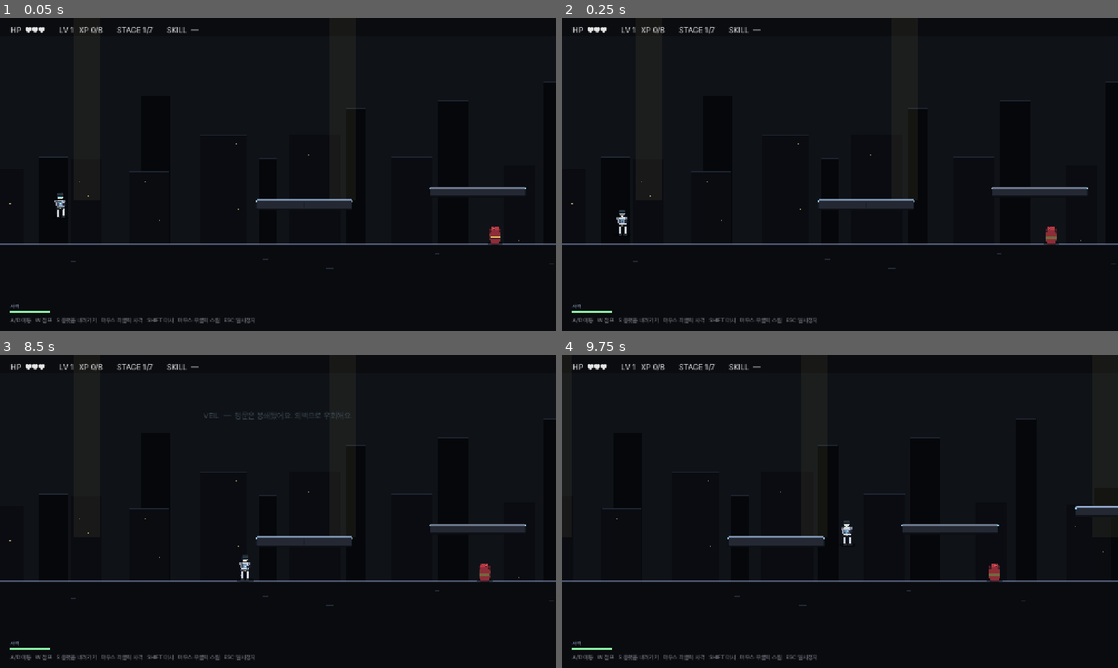
Above: before the commit, frames 1-4 (two rows, left to right).
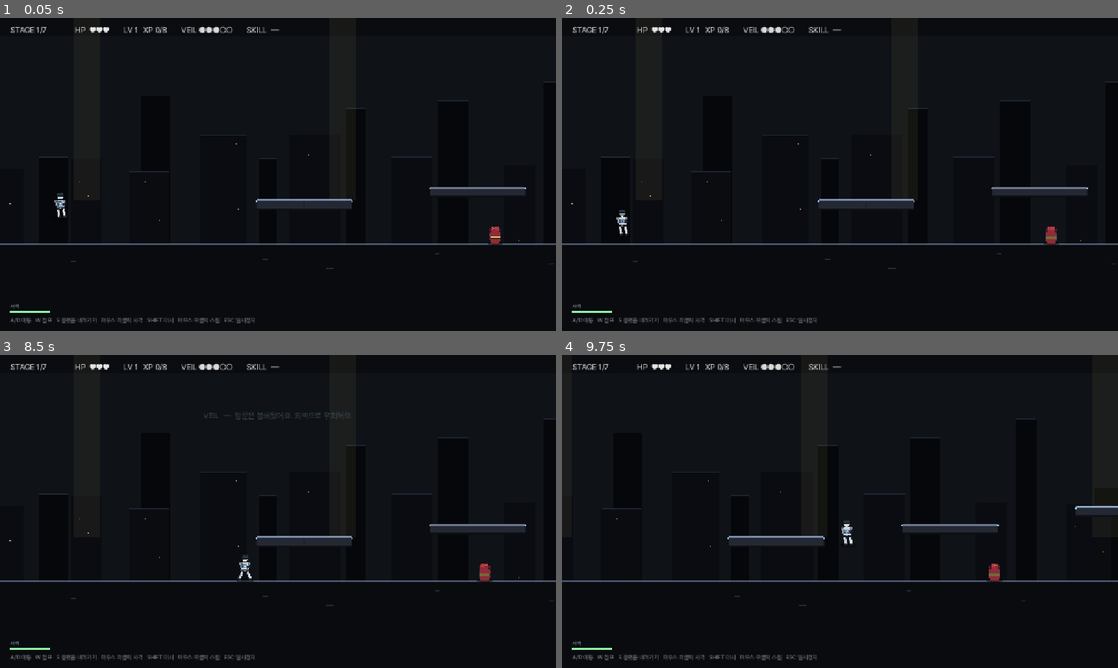
Above: after the commit, the same moments.

Repository: soomin007/EyesOnYou
Game: Godot game, scene res://scenes/stage.tscn
The game is run twice, just before and just after one commit, with the same random seed, the same clock (stepped at 60 frames per second) and the same inputs. This scene is started directly instead of the project's main scene.
Inputs (mouse positions are in pixels of both pictures, inside the frame that each line leads up to):
- Up to frame 1 (0.05 s): no input
- Up to frame 2 (0.25 s): no input
- Up to frame 3 (8.5 s): tap Enter at 0.5 s; move the mouse to (400, 495) at 0.52 s; hold J (attack) 0.53-1.28 s; hold D (move_right) 0.53-2.03 s; click (400, 495) at 0.67 s; tap W (jump) at 0.77, 1.52, 3.02, 3.77, 4.52, 6.02, 7.52, 8.27 s; move the mouse to (166, 527) at 1.27 s; tap Shift (dash) at 1.35, 4.35, 8.1 s; move the mouse to (333, 442) at 2.02 s; hold A (move_left) 2.03-2.78 s; tap Space at 2.1, 5.1 s; move the mouse to (250, 574) at 2.77 s; hold D (move_right) 2.78-4.28 s; tap K at 2.85, 5.85 s; click (250, 574) at 2.92 s; move the mouse to (444, 558) at 3.52 s; hold J (attack) 3.53-4.28 s; tap Q (skill) at 4.15 s; move the mouse to (111, 464) at 4.27 s; hold A (move_left) 4.28-5.03 s; move the mouse to (305, 511) at 5.02 s; hold D (move_right) 5.03-5.78 s; click (305, 511) at 5.17 s; move the mouse to (194, 433) at 5.77 s; hold A (move_left) 5.78-6.5 s; click "확인" at 6.5 s; move the mouse to (400, 495) at 7.27 s; hold A (move_left) 7.28-8.03 s; hold J (attack) 7.28-8.03 s; move the mouse to (166, 527) at 8.02 s; hold D (move_right) from 8.03 s (still down); click (166, 527) at 8.17 s
- Up to frame 4 (9.75 s): keep holding D (move_right); move the mouse to (895, 442) at 8.77 s; tap Space at 8.85 s; move the mouse to (812, 574) at 9.52 s; tap K at 9.6 s

The runs differ from the first frame. In frame 1, 0.6% of the frame differs, in the area x 2-51%, y 2-64%; in frame 2, 0.6%; in frame 3, 0.6%, in the area x 2-51%, y 2-72%; in frame 4, 0.6%.

Commit message:
feat(visual+system): 걷기 애니/explosive T3/HUD 맵명·신뢰도/보스 자막 위치/맵 유기성
CharacterArt — Player 다리:
- 통합 다리 polygon → LegL/LegR Node2D로 분리 (가랑이 origin)
- 무릎 부분이 바깥으로 휜 오다리 모양 → 평행 직사각형(너비 6)
- Player.gd가 LegL/LegR을 회전시켜 걷기 swing(번갈아) 애니메이션

Player.gd:
- leg_l/leg_r 참조 + _update_visual에 leg_swing(grounded·moving 시 ±0.45 sin)
- 점프 중엔 양다리 같은 방향으로 살짝 굽힘
- explosive T3 — skill_charges/skill_max_charges 도입. 사용 시 -1, 쿨다운
  종료 시 +1 누적. T3에서 max 2 charges. _refresh_skill_charges()가 티어
  변경(레벨업 직후) 즉시 반영

Stage HUD:
- map_label / trust_label 추가. 상단 HBox에 STAGE / 맵이름 / HP / XP /
  VEIL 신뢰도(●●●○○ + 톤 색) / SKILL 순으로 표시
- 사용자 피드백 "신뢰도 게이지 눈에 안 띈다" — RouteMap·LevelUp 외에도
  플레이 중 항상 보이게

Stage 보스 자폭 라벨:
- 카운트다운 y=240 → 110, 회피안내 y=296 → 158. 보스가 화면 중앙에
  있어 가운데 라벨이 보스 위에 박혀 보였음. 화면 상단 가운데로 이동

Stage._ambience_escape:
- 초록 18x18 사각형 깜빡임 제거(XP orb과 헷갈림). 대신 천장 형광등 띠
  + 옅은 빛 글로우로 차분한 출구 분위기

MapData _sewers — 우측 가시 강화:
- 폭 50 좌/우 한 쌍 → 폭 70 좌/우 + 가운데 폭 30 단일 가시 추가(아래쪽)
- 양옆 통로 통과 후 가운데 가시로 어긋난 위치 강제 — 정밀 회피 필요

RouteData — 맵 유기성:
- back_alley: 0 → 0~1 (외부 단계 길이 늘림)
- sewers: 1~2 → 2~3 (옥상 직후 지하 어색)
- subway: 1~2 → 1~3 (외부→내부 브릿지 역할)
- watchtower: 2~4 → 1~4 (외벽 옥상 직후 감시탑으로 자연스럽게)

Co-Authored-By: Claude Opus 4.7 (1M context) <noreply@anthropic.com>

Diff:
--- a/scripts/CharacterArt.gd
+++ b/scripts/CharacterArt.gd
@@ -39,31 +39,33 @@
 		Vector2(-9, -20), Vector2(-10, -32),
 	]))
 
-	# 왼 다리 — 허벅지 6 → 종아리 7. 가랑이 -20 ~ 발목 -4 (16px).
-	_filled(torso, Color(0.78, 0.80, 0.84), PackedVector2Array([
-		Vector2(-9, -20), Vector2(-3, -20),
-		Vector2(-4, -12),
-		Vector2(-3, -4),
-		Vector2(-9, -4),
-		Vector2(-10, -12),
-	]))
-	# 오른 다리 — 좌우 대칭, 살짝 밝게(앞다리 인상).
-	_filled(torso, Color(0.84, 0.86, 0.90), PackedVector2Array([
-		Vector2(3, -20), Vector2(9, -20),
-		Vector2(10, -12),
-		Vector2(9, -4),
-		Vector2(3, -4),
-		Vector2(4, -12),
-	]))
-	# 왼 신발
-	_filled(torso, Color(0.16, 0.18, 0.22), PackedVector2Array([
-		Vector2(-10, -4), Vector2(-2, -4),
-		Vector2(-2, 0), Vector2(-10, 0),
-	]))
-	# 오른 신발
-	_filled(torso, Color(0.16, 0.18, 0.22), PackedVector2Array([
-		Vector2(2, -4), Vector2(10, -4),
-		Vector2(10, 0), Vector2(2, 0),
+	# 다리 — 가랑이 origin인 LegL/LegR Node2D로 분리. 평행 직사각형
+	# (이전 무릎 부분이 바깥으로 휘어 오다리처럼 보였음). Player.gd가
+	# 이 노드를 회전시켜 걷기 애니메이션을 만든다(번갈아 swing).
+	var leg_l := Node2D.new()
+	leg_l.name = "LegL"
+	leg_l.position = Vector2(-6, -20)
+	torso.add_child(leg_l)
+	_filled(leg_l, Color(0.78, 0.80, 0.84), PackedVector2Array([
+		Vector2(-3, 0), Vector2(3, 0),
+		Vector2(3, 16), Vector2(-3, 16),
+	]))
+	_filled(leg_l, Color(0.16, 0.18, 0.22), PackedVector2Array([
+		Vector2(-4, 16), Vector2(4, 16),
+		Vector2(4, 20), Vector2(-4, 20),
+	]))
+
+	var leg_r := Node2D.new()
+	leg_r.name = "LegR"
+	leg_r.position = Vector2(6, -20)
+	torso.add_child(leg_r)
+	_filled(leg_r, Color(0.84, 0.86, 0.90), PackedVector2Array([
+		Vector2(-3, 0), Vector2(3, 0),
+		Vector2(3, 16), Vector2(-3, 16),
+	]))
+	_filled(leg_r, Color(0.16, 0.18, 0.22), PackedVector2Array([
+		Vector2(-4, 16), Vector2(4, 16),
+		Vector2(4, 20), Vector2(-4, 20),
 	]))
 
 	# 어깨 패드 — 어깨 라인(-42)에서 살짝 바깥으로
--- a/scripts/MapData.gd
+++ b/scripts/MapData.gd
@@ -176,18 +176,22 @@
 			# 우측 통과 보상 — HP
 			"hp_pickups": [Vector2(960, 1240.0)],
 		},
-		# 우측 파이프 가시 — 발판 사이 좌/우 양옆에 좁은(50) 가시 한 쌍씩.
-		# 가운데 50px 통로(가시 사이)로 도약해야 통과. 이전 단일 가시는 "있으나마나"였음.
+		# 우측 파이프 가시 — 폭 70 가시 좌/우 한 쌍 + 양 사이에 가운데 단일 가시
+		# 추가. 좌(875~945)/우(975~1045) 사이 30px 통로 + 가운데(945~975) 가시
+		# 어긋난 위치로 강제. 정밀한 회피 없이는 닿게.
 		"spikes": [
 			# 800 ↔ 960 사이
-			{"x": 910.0, "y": 880.0, "w": 50.0},
-			{"x": 1010.0, "y": 880.0, "w": 50.0},
+			{"x": 910.0, "y": 880.0, "w": 70.0},
+			{"x": 1010.0, "y": 880.0, "w": 70.0},
+			{"x": 960.0, "y": 920.0, "w": 30.0},
 			# 960 ↔ 1120 사이
-			{"x": 910.0, "y": 1040.0, "w": 50.0},
-			{"x": 1010.0, "y": 1040.0, "w": 50.0},
+			{"x": 910.0, "y": 1040.0, "w": 70.0},
+			{"x": 1010.0, "y": 1040.0, "w": 70.0},
+			{"x": 960.0, "y": 1080.0, "w": 30.0},
 			# 1120 ↔ 1280 사이
-			{"x": 910.0, "y": 1200.0, "w": 50.0},
-			{"x": 1010.0, "y": 1200.0, "w": 50.0},
+			{"x": 910.0, "y": 1200.0, "w": 70.0},
+			{"x": 1010.0, "y": 1200.0, "w": 70.0},
+			{"x": 960.0, "y": 1240.0, "w": 30.0},
 		],
 	}
 
--- a/scripts/Player.gd
+++ b/scripts/Player.gd
@@ -40,8 +40,14 @@
 var visual: Node2D
 var torso: Node2D = null      # CharacterArt가 만든 Torso 컨테이너 — idle bob에 사용
 var arm_front: Node2D = null  # 앞팔/총 — 사격 시 반동 회전, 이동 시 흔들림
+var leg_l: Node2D = null      # 왼다리 — 가랑이 origin. walk swing.
+var leg_r: Node2D = null      # 오른다리
 var anim_t: float = 0.0       # 시각 애니메이션 누적 시간(sin bob 위상)
 var muzzle_flash: ColorRect
+
+# explosive T3 — 2회 충전. 사용 시 charges -1, cd 끝나면 +1 누적.
+var skill_charges: int = 1
+var skill_max_charges: int = 1
 
 # barrier 상태
 var barrier_ready: bool = false
@@ -55,6 +61,9 @@
 	torso = visual.get_node_or_null("Torso")
 	if torso != null:
 		arm_front = torso.get_node_or_null("ArmFront")
+		leg_l = torso.get_node_or_null("LegL")
+		leg_r = torso.get_node_or_null("LegR")
+	_refresh_skill_charges()
 	muzzle_flash = ColorRect.new()
 	muzzle_flash.name = "MuzzleFlash"
 	muzzle_flash.color = Color(1.0, 0.92, 0.45, 1.0)
@@ -90,6 +99,11 @@
 		dash_cd -= delta
 	if skill_cd > 0.0:
 		skill_cd -= delta
+		# 쿨다운 종료 — charges 미만이면 +1 (T3 2회 충전).
+		if skill_cd <= 0.0 and skill_charges < skill_max_charges:
+			skill_charges += 1
+			if skill_charges < skill_max_charges:
+				skill_cd = get_skill_cd_max()  # 다음 충전 시작
 	if invuln > 0.0:
 		invuln -= delta
 	if muzzle_flash != null and muzzle_flash.visible:
@@ -255,14 +269,28 @@
 	invuln = max(invuln, iframe)
 
 func _try_skill() -> void:
-	# explosive: T1=쿨다운 3.0s, T2=반경+30% 쿨다운 2.5s, T3=2회 충전(B-2에서는 쿨다운만 적용, 충전 미구현).
+	# explosive: T1=쿨다운 3.0s, T2=반경+30% 쿨다운 2.5s, T3=쿨다운 2.5s + 2회 충전.
 	var ex_tier: int = GameState.get_skill_tier("explosive")
 	if ex_tier == 0:
 		return
-	if skill_cd > 0.0:
-		return
-	skill_cd = SKILL_COOLDOWN if ex_tier == 1 else 2.5
+	_refresh_skill_charges()  # 티어 변경(레벨업 직후) 반영
+	if skill_charges <= 0:
+		return
+	skill_charges -= 1
+	if skill_cd <= 0.0:
+		skill_cd = get_skill_cd_max()
 	_spawn_explosion()
+
+# T3에서 max 2 charges. 매 _ready/_try_skill 진입 시 호출해 티어 갱신을 반영.
+func _refresh_skill_charges() -> void:
+	var ex_tier: int = GameState.get_skill_tier("explosive")
+	var new_max: int = 2 if ex_tier >= 3 else 1
+	if new_max != skill_max_charges:
+		skill_max_charges = new_max
+		skill_charges = clampi(skill_charges, 0, skill_max_charges)
+		# T3로 막 진입했으면 충전 1개 추가 보장(이전엔 1/1 상태)
+		if new_max == 2 and skill_charges < new_max and skill_cd <= 0.0:
+			skill_charges = new_max
 
 func _spawn_explosion() -> void:
 	var center: Vector2 = global_position + Vector2(0, -28)
@@ -415,3 +443,16 @@
 	torso.rotation = lean
 	if arm_front != null:
 		arm_front.rotation = arm_rot
+	# 다리 — 걷기 swing. 가랑이 origin이라 회전이 자연스러운 진자 동작.
+	var leg_swing: float = 0.0
+	if grounded and moving:
+		leg_swing = sin(anim_t * 14.0) * 0.45
+	elif not grounded:
+		leg_swing = -0.20  # 점프 중 살짝 굽힘 (양다리 같은 방향)
+	if leg_l != null and leg_r != null:
+		if grounded:
+			leg_l.rotation = -leg_swing
+			leg_r.rotation = leg_swing
+		else:
+			leg_l.rotation = leg_swing
+			leg_r.rotation = leg_swing
--- a/scripts/RouteData.gd
+++ b/scripts/RouteData.gd
@@ -17,7 +17,7 @@
 		"reward": 1,
 		"hidden": false,
 		"unique": false,
-		"min_stage": 0, "max_stage": 0,
+		"min_stage": 0, "max_stage": 1,
 		"tags": ["우회", "어두운_환경"],
 		"veil_comment": "조용한 루트예요. 경비가 적어요.",
 		"stage_color": Color(0.12, 0.12, 0.14),
@@ -43,7 +43,8 @@
 		"reward": 3,
 		"hidden": false,
 		"unique": false,
-		"min_stage": 1, "max_stage": 2,
+		# 지상(rooftops) 직후 깊은 지하로 가는 게 어색해 stage 2 이후로 한정.
+		"min_stage": 2, "max_stage": 3,
 		"tags": ["근접전", "어두운_환경", "함정", "전투"],
 		"veil_comment": "함정이 깔려 있어요. 발 밑 봐요.",
 		"stage_color": Color(0.18, 0.22, 0.20),
@@ -56,7 +57,8 @@
 		"reward": 2,
 		"hidden": false,
 		"unique": false,
-		"min_stage": 1, "max_stage": 2,
+		# 외부→시설 진입 brigde — stage 1~3에 등장해 외벽 단계와 내부 단계를 잇는다.
+		"min_stage": 1, "max_stage": 3,
 		"tags": ["근접전", "함정", "전투"],
 		"veil_comment": "좁아요. 대시 써서 함정 넘어가요.",
 		"stage_color": Color(0.08, 0.10, 0.14),
@@ -83,7 +85,8 @@
 		"reward": 3,
 		"hidden": false,
 		"unique": false,
-		"min_stage": 2, "max_stage": 4,
+		# stage 1부터 등장 가능 — 외벽 옥상 직후 감시탑(둘 다 노출+높이)이 자연스럽게 이어짐.
+		"min_stage": 1, "max_stage": 4,
 		"tags": ["원거리", "전투", "노출"],
 		"veil_comment": "저격이 많아요. 엄폐 짧게 쓰고 빠르게.",
 		"stage_color": Color(0.18, 0.16, 0.22),
--- a/scripts/Stage.gd
+++ b/scripts/Stage.gd
@@ -18,6 +18,8 @@
 var hp_label: Label
 var xp_label: Label
 var stage_label: Label
+var map_label: Label   # 현재 맵(루트) 이름 — HUD 상단
+var trust_label: Label # VEIL 신뢰도 게이지 — HUD 상단
 var skill_label: Label
 var levelup_overlay: CanvasLayer
 var goal_reached: bool = false
@@ -1117,25 +1119,29 @@
 		tw.tween_property(bar, "modulate:a", 0.35, 0.1)
 
 func _ambience_escape() -> void:
-	# 비상 탈출로 — 녹색 비상 표시등 + 옅은 안개. 톤 차분.
+	# 비상 탈출로 — 차분한 톤. 이전 초록 사각형 깜빡임은 XP orb과 헷갈려서 제거.
+	# 대신 천장 형광등 띠와 옅은 안개로 출구 가는 길의 분위기만.
 	var rng := RandomNumberGenerator.new()
 	rng.seed = GameState.current_stage * 191 + 37
-	var x: float = 400.0
+	var x: float = 360.0
 	while x < STAGE_LENGTH:
-		var sign := ColorRect.new()
-		sign.color = Color(0.30, 0.85, 0.45, 0.55)
-		sign.size = Vector2(18.0, 18.0)
-		sign.position = Vector2(x - 9.0, GROUND_Y - 220.0)
-		sign.z_index = -4
-		add_child(sign)
-		var tw := sign.create_tween()
-		tw.set_loops()
-		tw.tween_interval(rng.randf_range(2.0, 4.0))
-		tw.tween_property(sign, "modulate:a", 0.3, 0.4)
-		tw.tween_property(sign, "modulate:a", 1.0, 0.4)
-		x += rng.randf_range(540.0, 800.0)
+		# 천장 형광등 — 가로 막대(차가운 백색). 화살표나 점등 효과 없이 잔잔하게.
+		var lamp := ColorRect.new()
+		lamp.color = Color(0.78, 0.88, 0.95, 0.55)
+		lamp.size = Vector2(120.0, 4.0)
+		lamp.position = Vector2(x - 60.0, -180.0)
+		lamp.z_index = -6
+		add_child(lamp)
+		# 그 아래 빛이 새는 옅은 빛 띠
+		var glow := ColorRect.new()
+		glow.color = Color(0.85, 0.92, 1.0, 0.08)
+		glow.size = Vector2(160.0, 60.0)
+		glow.position = Vector2(x - 80.0, -176.0)
+		glow.z_index = -7
+		add_child(glow)
+		x += rng.randf_range(420.0, 680.0)
 	var fog := ColorRect.new()
-	fog.color = Color(0.20, 0.45, 0.30, 0.06)
+	fog.color = Color(0.20, 0.30, 0.40, 0.06)
 	fog.position = Vector2(-200, GROUND_Y - 60.0)
 	fog.size = Vector2(STAGE_LENGTH + 400.0, 80.0)
 	fog.z_index = -3
@@ -1359,8 +1365,11 @@
 	hp_label = Label.new()
 	xp_label = Label.new()
 	stage_label = Label.new()
+	map_label = Label.new()
+	trust_label = Label.new()
 	skill_label = Label.new()
-	for l in [hp_label, xp_label, stage_label, skill_label]:
+	# 표시 순서 — STAGE / 맵 이름 / HP / XP / VEIL 신뢰도 / SKILL
+	for l in [stage_label, map_label, hp_label, xp_label, trust_label, skill_label]:
 		l.add_theme_font_size_override("font_size", 18)
 		l.add_theme_color_override("font_color", Color(0.9, 0.9, 0.9))
 		hb.add_child(l)
@@ -1445,6 +1454,27 @@
 		marks.append("[고보상]")
 	var marker: String = ("  " + " ".join(marks)) if marks.size() > 0 else ""
 	stage_label.text = "STAGE %d/%d%s" % [GameState.current_stage + 1, GameState.TOTAL_STAGES, marker]
+	# 맵 이름 — RouteData에서 lookup. 튜토리얼/플레이그라운드 등 route_id 없으면 빈 문자열.
+	var route_name: String = ""
+	for r in RouteData.ALL_ROUTES:
+		var route: Dictionary = r
+		if route.get("id", "") == GameState.current_route_id:
+			route_name = str(route.get("name", ""))
+			break
+	if map_label != null:
+		map_label.text = (" ·  " + route_name) if route_name != "" else ""
+	# VEIL 신뢰도 — 5단계 점, 색은 신뢰도 단계에 따라.
+	if trust_label != null:
+		var net: int = GameState.trust_score - GameState.aggression_score
+		var dots: String = ""
+		for i in 5:
+			var th: int = -4 + i * 2
+			if net >= th:
+				dots += "●"
+			else:
+				dots += "○"
+		trust_label.text = "VEIL " + dots
+		trust_label.add_theme_color_override("font_color", GameState.veil_tone_color())
 	if GameState.skills.size() > 0:
 		var names: Array = []
 		for sid in GameState.skills:
@@ -1723,18 +1753,19 @@
 	boss_self_destruct_label.add_theme_color_override("font_color", Color(1.0, 0.85, 0.30))
 	boss_self_destruct_label.add_theme_color_override("font_outline_color", Color(0, 0, 0))
 	boss_self_destruct_label.add_theme_constant_override("outline_size", 5)
-	boss_self_destruct_label.position = Vector2(140.0, 240.0)
+	# 화면 상단 가운데 — 보스가 화면 중앙에 있어 가운데에 두면 보스 위에 박혀 보임.
+	boss_self_destruct_label.position = Vector2(140.0, 110.0)
 	boss_self_destruct_label.size = Vector2(1000.0, 50.0)
 	boss_self_destruct_label.horizontal_alignment = HORIZONTAL_ALIGNMENT_CENTER
 	boss_self_destruct_layer.add_child(boss_self_destruct_label)
-	# 회피 안내 — 노랑 ring 너머가 안전. 짧은 한 줄.
+	# 회피 안내 — 카운트다운 바로 아래.
 	var avoid_label := Label.new()
 	avoid_label.text = "노란 원 밖으로 멀어져요"
 	avoid_label.add_theme_font_size_override("font_size", 18)
 	avoid_label.add_theme_color_override("font_color", Color(0.95, 0.95, 0.95))
 	avoid_label.add_theme_color_override("font_outline_color", Color(0, 0, 0))
 	avoid_label.add_theme_constant_override("outline_size", 4)
-	avoid_label.position = Vector2(140.0, 296.0)
+	avoid_label.position = Vector2(140.0, 158.0)
 	avoid_label.size = Vector2(1000.0, 36.0)
 	avoid_label.horizontal_alignment = HORIZONTAL_ALIGNMENT_CENTER
 	boss_self_destruct_layer.add_child(avoid_label)
